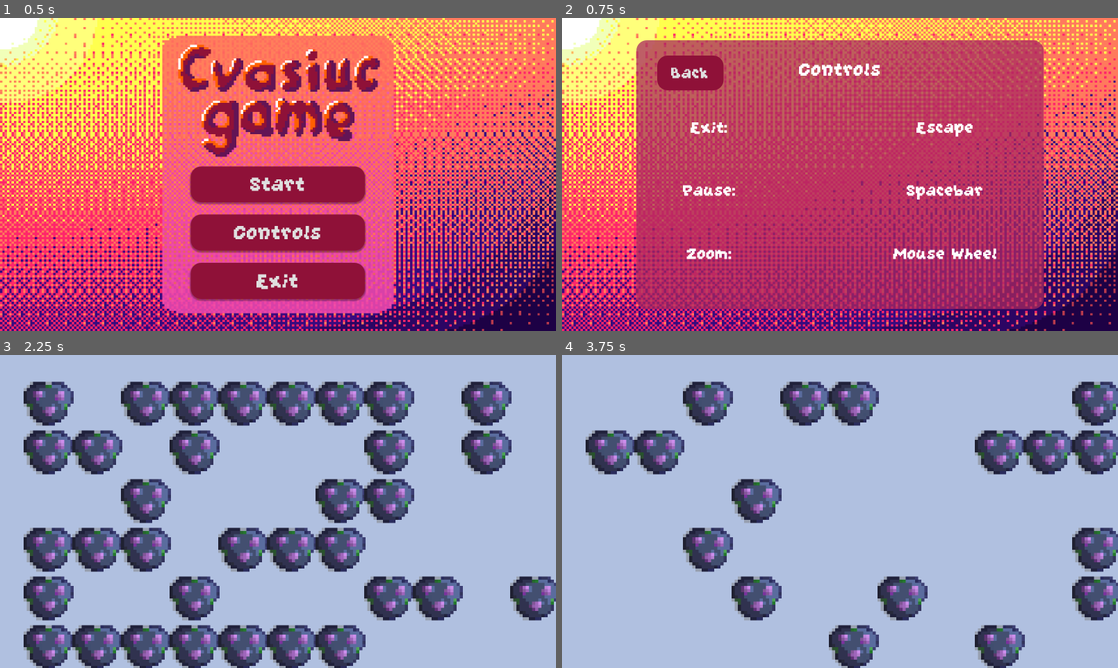
Above: before the commit, frames 1-4 (two rows, left to right).
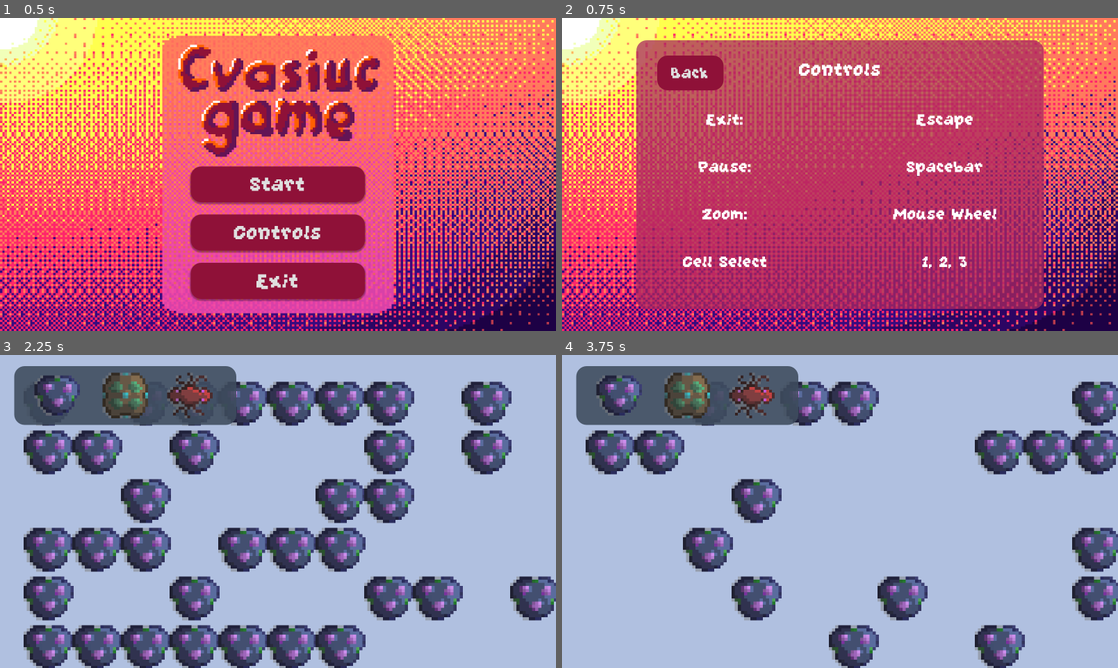
Above: after the commit, the same moments.

Repository: tukaram40k/game-of-life
Game: Godot game, scene res://menus/main_menu.tscn
Two runs of this game, one before a commit and one after it. Both use one fixed random seed, a clock stepped at 60 frames per second and the inputs below.
Inputs (mouse positions are in pixels of both pictures, inside the frame that each line leads up to):
- Up to frame 1 (0.5 s): no input
- Up to frame 2 (0.75 s): click "Controls" at 0.5 s
- Up to frame 3 (2.25 s): click "Back" at 1.25 s; click "Start" at 2 s
- Up to frame 4 (3.75 s): click (617, 395) at 2.77 s; click (689, 395) at 3.52 s

Frame 1 is identical in both runs. In frame 2, 3.1% of the frame differs, in the area x 21-79%, y 30-80%; in frame 3, 6.6%; in frame 4, 7.1%, in the area x 2-43%, y 3-23%.

Commit message:
added cell selection ui

Diff:
--- a/menus/controls_menu.tscn
+++ b/menus/controls_menu.tscn
@@ -150,6 +150,14 @@
 text = "Zoom:"
 horizontal_alignment = 1
 
+[node name="Label4" type="Label" parent="HBoxContainer/VBoxContainer"]
+layout_mode = 2
+size_flags_vertical = 6
+theme_override_fonts/font = ExtResource("2_mcgoh")
+theme_override_font_sizes/font_size = 60
+text = "Cell Select"
+horizontal_alignment = 1
+
 [node name="VBoxContainer2" type="VBoxContainer" parent="HBoxContainer"]
 layout_mode = 2
 size_flags_horizontal = 10
@@ -179,4 +187,12 @@
 text = "Mouse Wheel"
 horizontal_alignment = 1
 
+[node name="Label4" type="Label" parent="HBoxContainer/VBoxContainer2"]
+layout_mode = 2
+size_flags_vertical = 6
+theme_override_fonts/font = ExtResource("2_mcgoh")
+theme_override_font_sizes/font_size = 60
+text = "1, 2, 3"
+horizontal_alignment = 1
+
 [connection signal="pressed" from="MenuBackground/Button" to="." method="_on_back_button_pressed"]
--- a/scenes/main.tscn
+++ b/scenes/main.tscn
@@ -1,7 +1,17 @@
-[gd_scene load_steps=3 format=3 uid="uid://lsxtdiujlndm"]
+[gd_scene load_steps=7 format=3 uid="uid://lsxtdiujlndm"]
 
 [ext_resource type="Script" path="res://scenes/main.gd" id="1_d8abv"]
 [ext_resource type="PackedScene" uid="uid://b51bwqi0b8hf7" path="res://scenes/cell.tscn" id="2_408un"]
+[ext_resource type="Texture2D" uid="uid://cjqtmklqwhluw" path="res://assets/images/cell1.png" id="3_uxgcx"]
+[ext_resource type="Texture2D" uid="uid://bv3ongjalo8df" path="res://assets/images/cell2.png" id="4_p0wwf"]
+[ext_resource type="Texture2D" uid="uid://61u5ugs4klk8" path="res://assets/images/cell3.png" id="5_cmmi4"]
+
+[sub_resource type="StyleBoxFlat" id="StyleBoxFlat_sxyey"]
+bg_color = Color(0.243137, 0.298039, 0.368627, 0.890196)
+corner_radius_top_left = 30
+corner_radius_top_right = 30
+corner_radius_bottom_right = 30
+corner_radius_bottom_left = 30
 
 [node name="Main" type="Node2D"]
 script = ExtResource("1_d8abv")
@@ -10,3 +20,73 @@
 [node name="Timer" type="Timer" parent="."]
 wait_time = 0.5
 autostart = true
+
+[node name="CanvasLayer" type="CanvasLayer" parent="."]
+
+[node name="Control" type="Control" parent="CanvasLayer"]
+layout_mode = 3
+anchors_preset = 0
+offset_right = 40.0
+offset_bottom = 40.0
+
+[node name="Panel" type="Panel" parent="CanvasLayer/Control"]
+layout_mode = 1
+anchors_preset = -1
+anchor_left = 1.025
+anchor_top = 0.8
+anchor_right = 17.0
+anchor_bottom = 5.025
+grow_horizontal = 2
+grow_vertical = 2
+theme_override_styles/panel = SubResource("StyleBoxFlat_sxyey")
+
+[node name="TextureButton" type="TextureButton" parent="CanvasLayer/Control/Panel"]
+texture_filter = 1
+layout_mode = 1
+anchors_preset = 8
+anchor_left = 0.5
+anchor_top = 0.5
+anchor_right = 0.5
+anchor_bottom = 0.5
+offset_left = -265.5
+offset_top = -65.5
+offset_right = -125.5
+offset_bottom = 65.5
+grow_horizontal = 2
+grow_vertical = 2
+texture_normal = ExtResource("3_uxgcx")
+stretch_mode = 5
+
+[node name="TextureButton2" type="TextureButton" parent="CanvasLayer/Control/Panel"]
+texture_filter = 1
+layout_mode = 1
+anchors_preset = 8
+anchor_left = 0.5
+anchor_top = 0.5
+anchor_right = 0.5
+anchor_bottom = 0.5
+offset_left = -70.0
+offset_top = -65.5
+offset_right = 70.0
+offset_bottom = 65.5
+grow_horizontal = 2
+grow_vertical = 2
+texture_normal = ExtResource("4_p0wwf")
+stretch_mode = 5
+
+[node name="TextureButton3" type="TextureButton" parent="CanvasLayer/Control/Panel"]
+texture_filter = 1
+layout_mode = 1
+anchors_preset = 8
+anchor_left = 0.5
+anchor_top = 0.5
+anchor_right = 0.5
+anchor_bottom = 0.5
+offset_left = 116.5
+offset_top = -65.5
+offset_right = 256.5
+offset_bottom = 65.5
+grow_horizontal = 2
+grow_vertical = 2
+texture_normal = ExtResource("5_cmmi4")
+stretch_mode = 5
